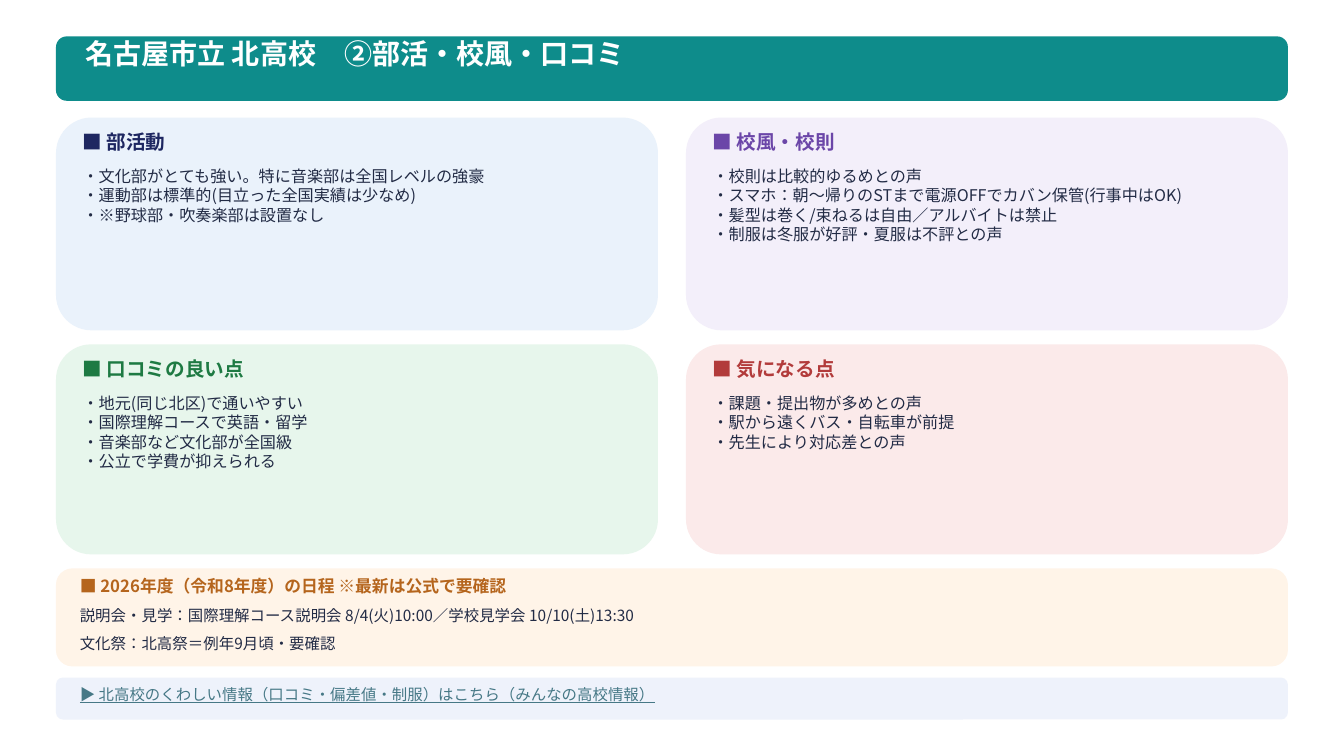
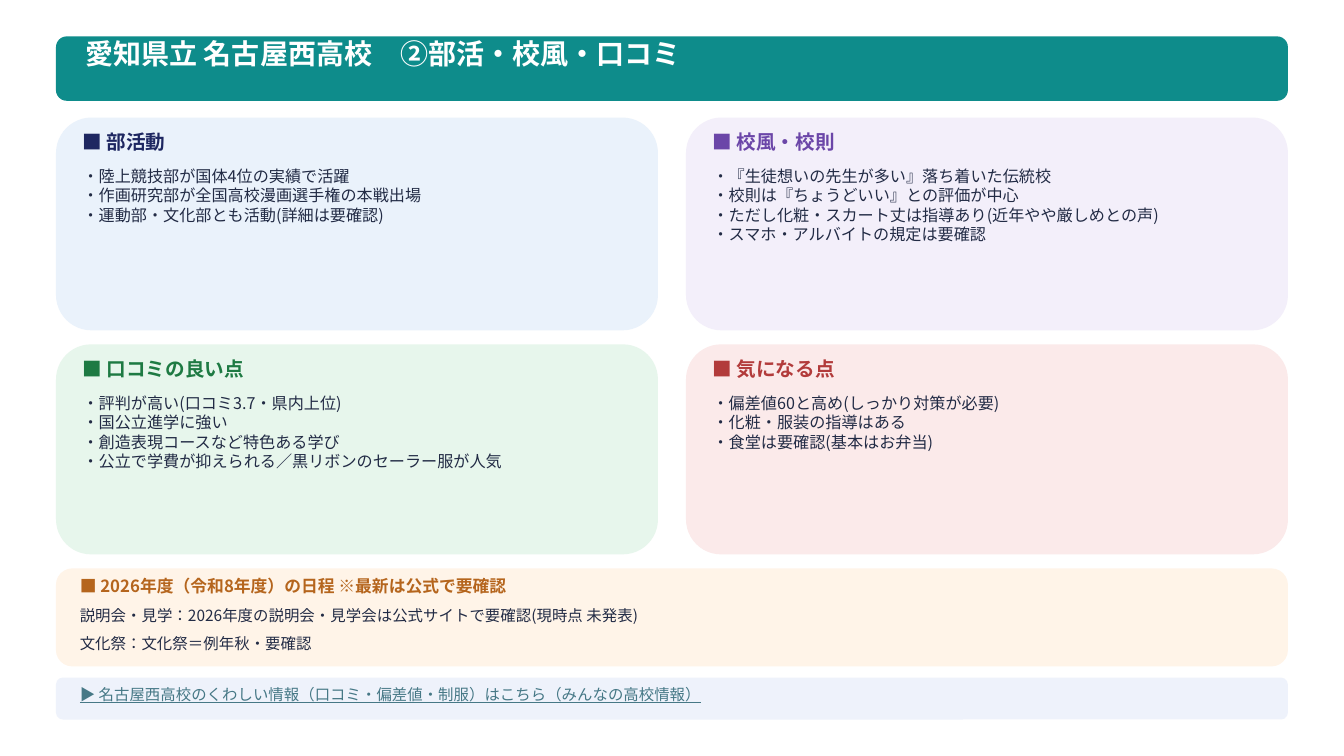
Before and after one commit to syamamoto2275-gif/-, a slide deck: slide 5 of 五郎_成果物/高校さがし_公立編_五郎.pptx. Drawn at 1344x756 pixels with LibreOffice and Linux fonts; fonts in the diff are those of the drawing. Boxes give left, top, right and bottom in pixels: in the first picture for what was removed or moved away, otherwise in the second. Text is boxed around its words. In the diff, an @@ line names an element or a change of style, - is before the commit and + after.

```diff
--- a/五郎_成果物/高校さがし_公立編_五郎.pptx
+++ b/五郎_成果物/高校さがし_公立編_五郎.pptx
@@ text at bbox=[85, 36, 680, 67]: text changed @@
-名古屋市立 北高校 ②部活・校風・口コミ
+愛知県立 名古屋西高校 ②部活・校風・口コミ
@@ text at bbox=[83, 168, 422, 224]: text changed @@
-・文化部がとても強い。特に音楽部は全国レベルの強豪
-・運動部は標準的(目立った全国実績は少なめ)
-・※野球部・吹奏楽部は設置なし
+・陸上競技部が国体4位の実績で活躍
+・作画研究部が全国高校漫画選手権の本戦出場
+・運動部・文化部とも活動(詳細は要確認)
@@ text at bbox=[713, 168, 1159, 242]: text changed @@
-・校則は比較的ゆるめとの声
-・スマホ：朝〜帰りのSTまで電源OFFでカバン保管(行事中はOK)
-・髪型は巻く/束ねるは自由／アルバイトは禁止
-・制服は冬服が好評・夏服は不評との声
+・『生徒想いの先生が多い』落ち着いた伝統校
+・校則は『ちょうどいい』との評価が中心
+・ただし化粧・スカート丈は指導あり(近年やや厳しめとの声)
+・スマホ・アルバイトの規定は要確認
@@ text at bbox=[83, 395, 502, 469]: text changed @@
-・地元(同じ北区)で通いやすい
-・国際理解コースで英語・留学
-・音楽部など文化部が全国級
-・公立で学費が抑えられる
+・評判が高い(口コミ3.7・県内上位)
+・国公立進学に強い
+・創造表現コースなど特色ある学び
+・公立で学費が抑えられる／黒リボンのセーラー服が人気
@@ text at bbox=[713, 395, 1000, 451]: text changed @@
-・課題・提出物が多めとの声
-・駅から遠くバス・自転車が前提
-・先生により対応差との声
+・偏差値60と高め(しっかり対策が必要)
+・化粧・服装の指導はある
+・食堂は要確認(基本はお弁当)
@@ text at bbox=[80, 608, 638, 624]: text changed @@
-説明会・見学：国際理解コース説明会 8/4(火)10:00／学校見学会 10/10(土)13:30
+説明会・見学：2026年度の説明会・見学会は公式サイトで要確認(現時点 未発表)
@@ text at bbox=[80, 636, 312, 651]: text changed @@
-文化祭：北高祭＝例年9月頃・要確認
+文化祭：文化祭＝例年秋・要確認
@@ text at bbox=[99, 687, 701, 703]: text changed @@
-▶ 北高校のくわしい情報（口コミ・偏差値・制服）はこちら（みんなの高校情報）
+▶ 名古屋西高校のくわしい情報（口コミ・偏差値・制服）はこちら（みんなの高校情報）
```
Also in this commit, not shown: 5 other slides changed.
